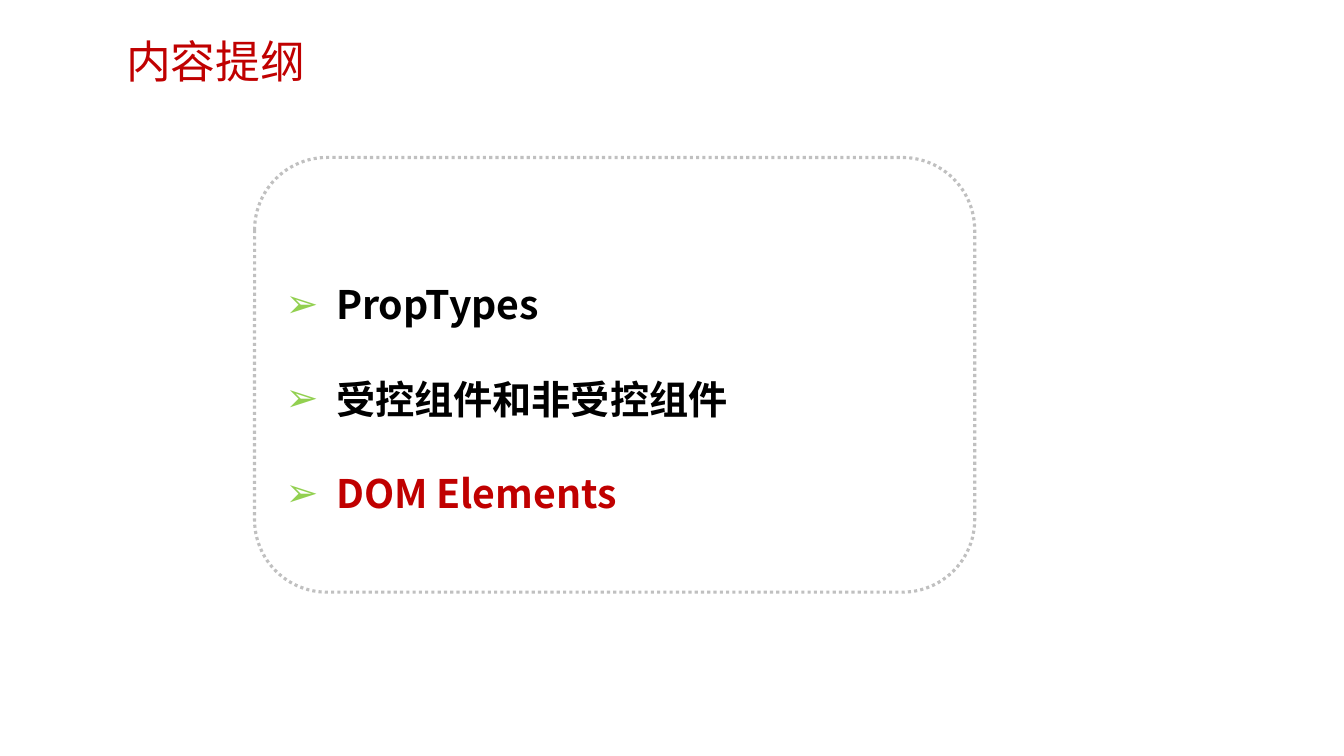
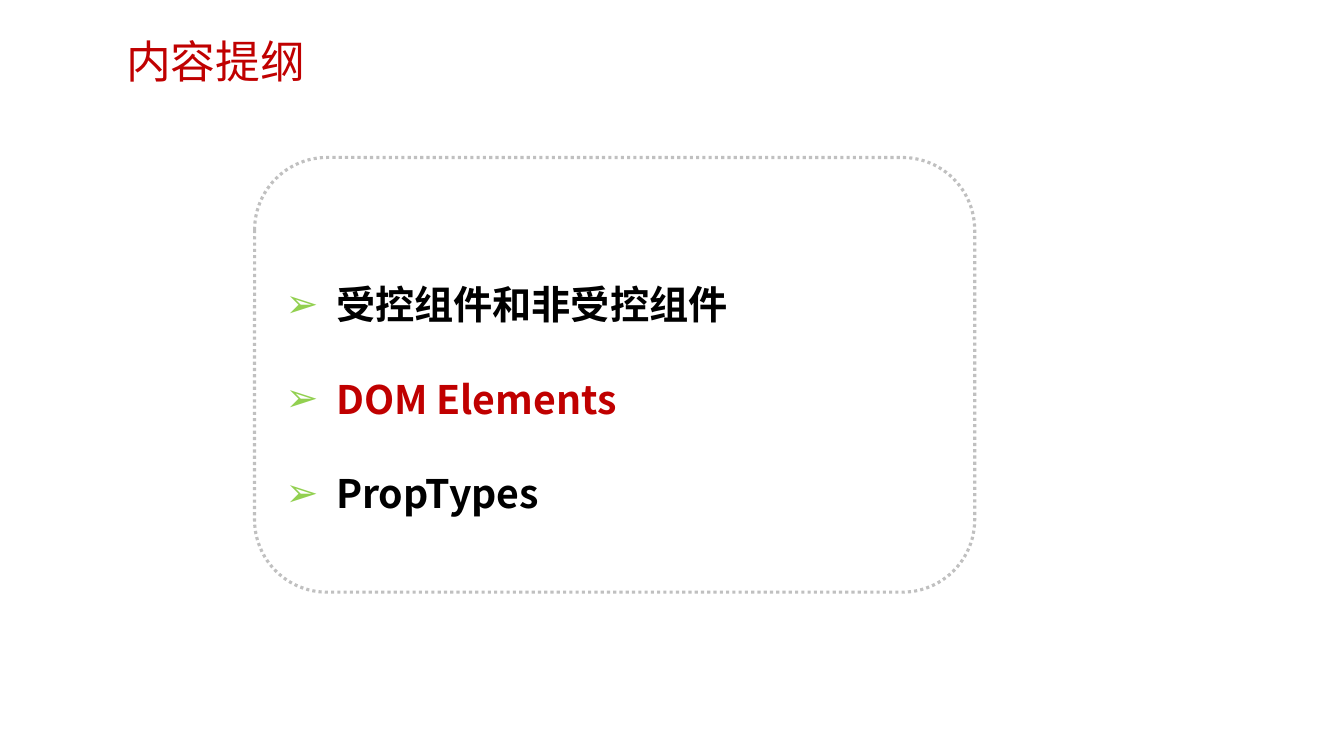
Before and after one commit to edu2act/course-react, a slide deck: slide 8 of materials/slides/ch03-React基础语法（二）.pptx (slide 11 before the commit). Drawn at 1344x756 pixels with LibreOffice and Linux fonts; fonts in the diff are those of the drawing; background and template pictures are left out. Boxes give left, top, right and bottom in pixels: in the first picture for what was removed or moved away, otherwise in the second. Text is boxed around its words. In the diff, an @@ line names an element or a change of style, - is before the commit and + after.

```diff
--- a/materials/slides/ch03-React基础语法（二）.pptx
+++ b/materials/slides/ch03-React基础语法（二）.pptx
@@ text in rounded rectangle at [336,290,539,328]: paragraph removed @@
-➢ PropTypes
@@ text in rounded rectangle at [336,479,539,517]: paragraph added @@
+➢ PropTypes
```
Also in this commit, not shown: 2 other slides changed, 3 other files.
